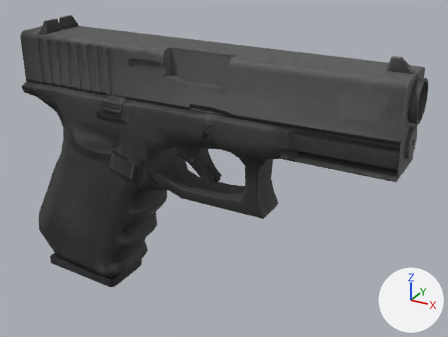
Two versions of the OBJ model FPS/FPS/Assets/Weapons/pistol/pistol_000030.obj, one commit apart.
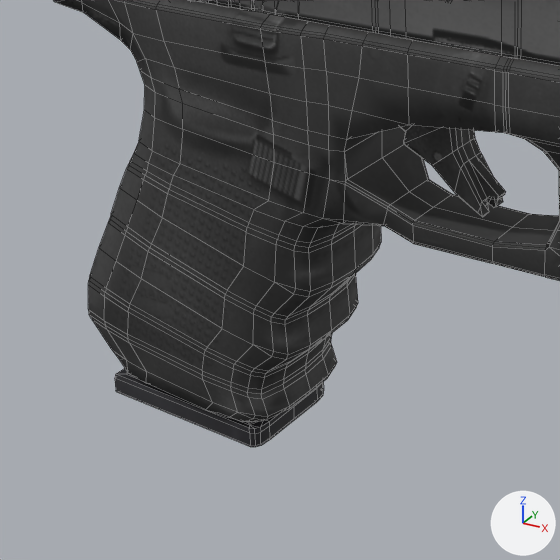
There are two pictures of each version: one whole from a 50 mm camera at (0.554, -0.895, 0.479) aimed at (0.036, 0.047, 0.008), one close up on the part from 0% to 55% of the width and 27% to 100% of the height. Every picture has the same lights, and +X, +Y and +Z are marked at lower right. The close-ups show mesh edges as thin lines. Where no turn or scale is listed for an object, it has been applied to the vertices.
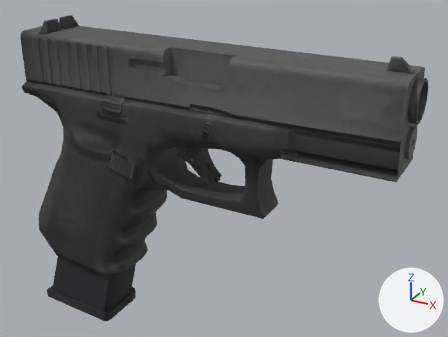
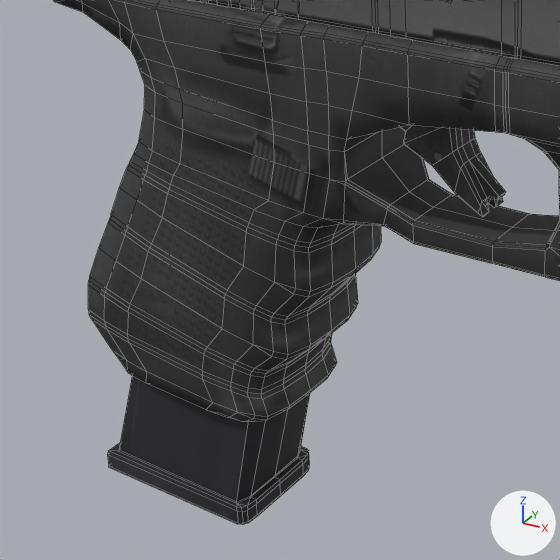
The newer file is also rescaled (x0.829), turned or shifted as a whole; pictures and numbers use the older file's frame.

Pixel boxes (x1, y1, x2, y2) of what changed, in the close-ups (560 x 560 px):
'Object003', mesh moved
    before: (115, 368, 324, 447)
    after: (107, 375, 310, 525)

What the commit changed:
me_object003 has 114 vertices, 122 faces and spans x -0.34..-0.072, y -0.057..0.053, z -0.268..0.145.
me_object003 is used by ob_object003; location (0.0, 0.0, 0.0).
me_object003 part 1: the whole mesh is moved by (-0.024, 0.0, -0.095).
